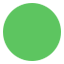
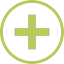
Layer changes from the first w=64, h=64 image to the second:
hid "图层 9" over [17,13,47,51]
hid "图层 10" over [4,4,60,60]
hid "图层 8 副本" over [3,3,61,61]
added layer "图层 21" above "图层 20" over [0,0,64,64]
